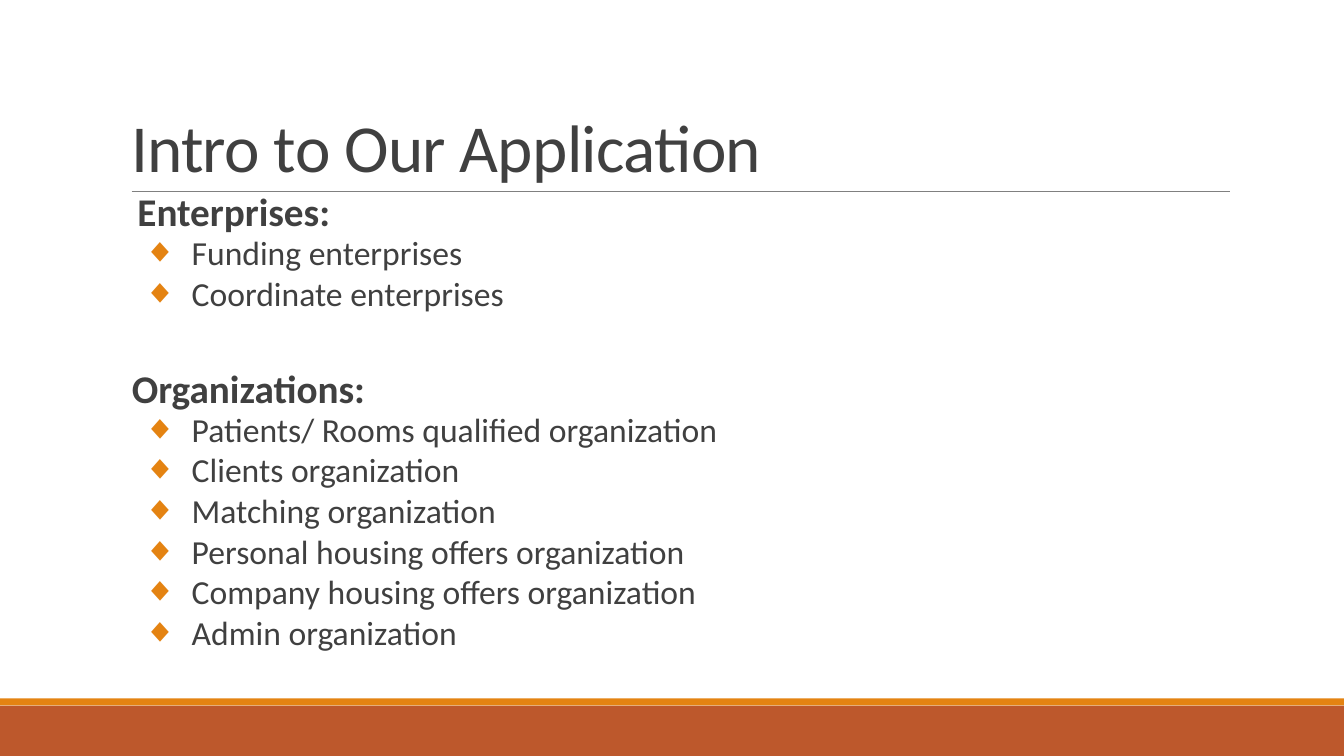
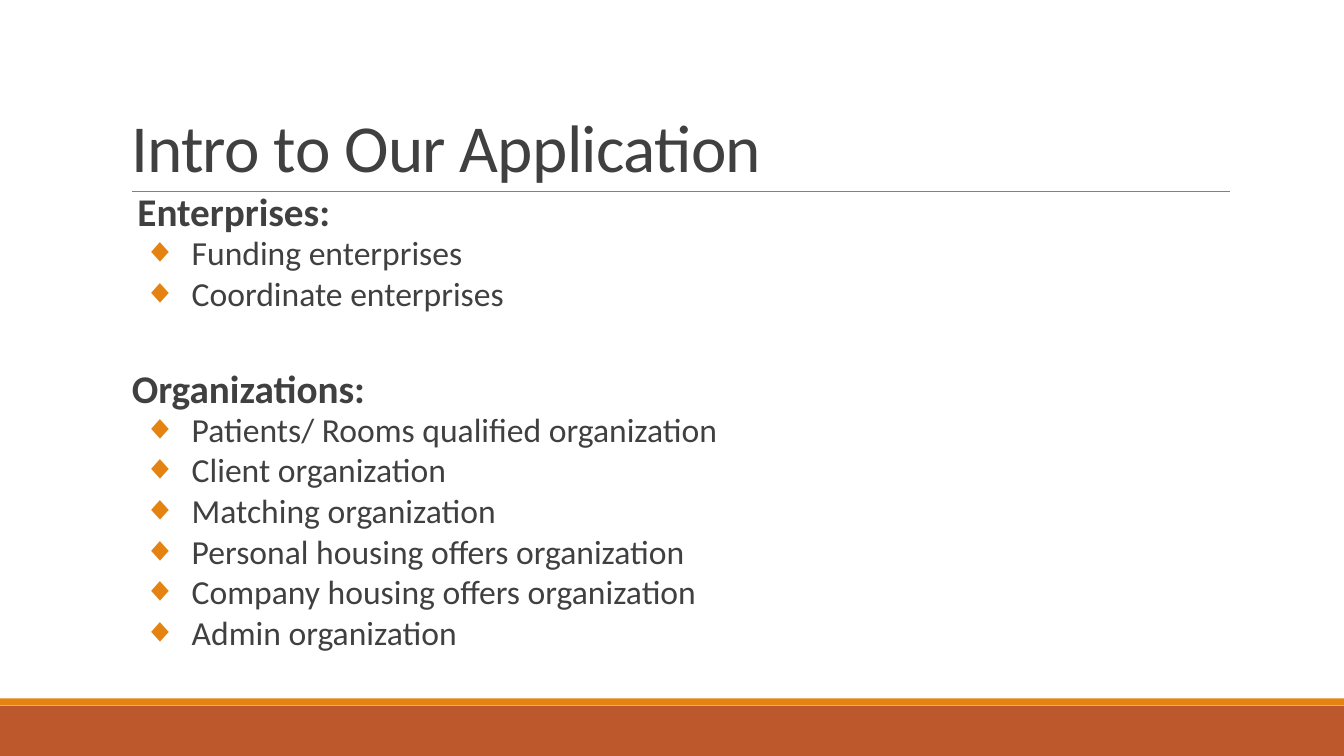
Before and after one commit to louis33217/Project, a slide deck: slide 7 of Final project/INFO 5100 Final Project.pptx. Drawn at 1344x756 pixels with LibreOffice and Linux fonts; fonts in the diff are those of the drawing. Boxes give left, top, right and bottom in pixels: in the first picture for what was removed or moved away, otherwise in the second. Text is boxed around its words. In the diff, an @@ line names an element or a change of style, - is before the commit and + after.

```diff
--- a/Final project/INFO 5100 Final Project.pptx
+++ b/Final project/INFO 5100 Final Project.pptx
@@ text at <box>192,458,446,488</box>: text changed @@
-  ◆ Clients organization
+  ◆ Client organization
```
Also in this commit, not shown: 5 other slides changed, 3 slides added, 3 slides removed.
